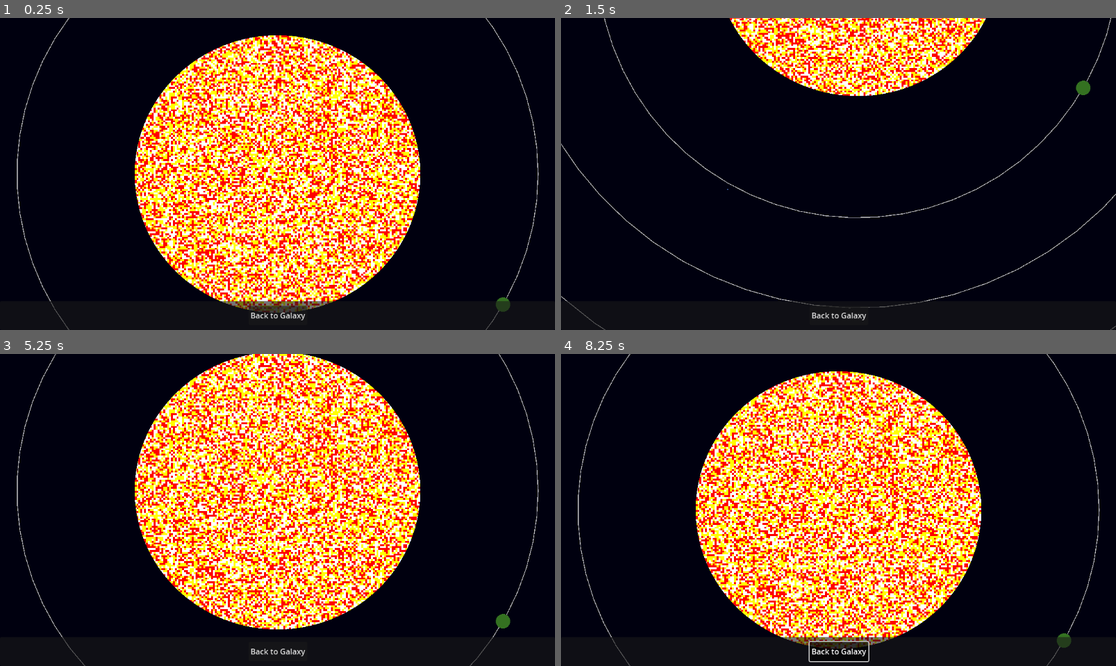
Above: before the commit, frames 1-4 (two rows, left to right).
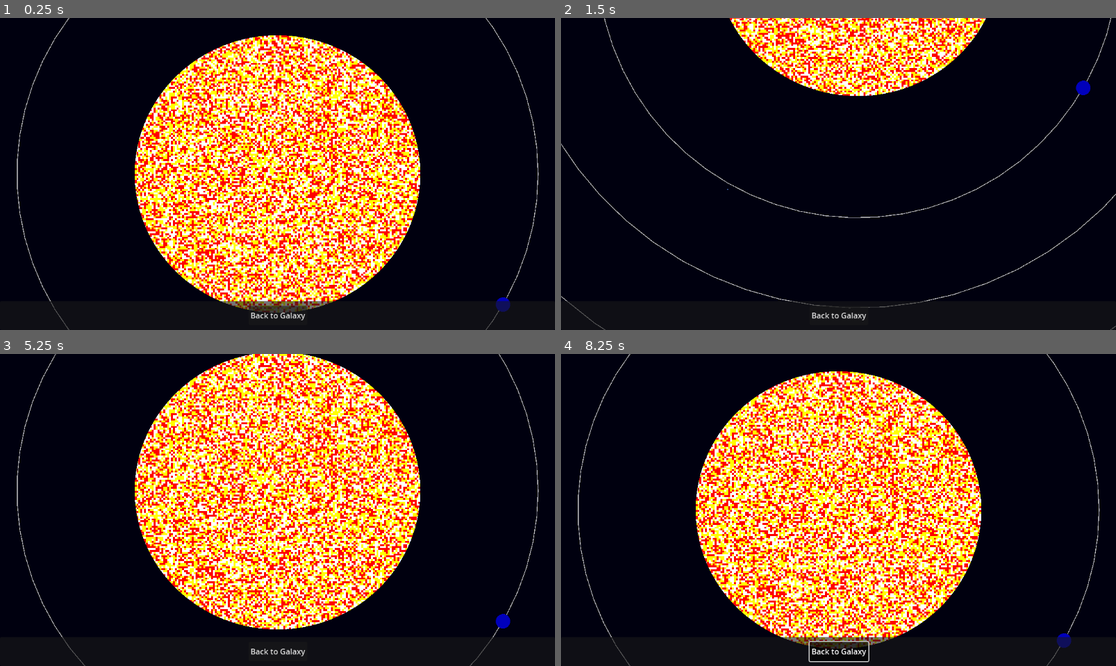
Above: after the commit, the same moments.

Repository: indifferenteye/hegswarm
Game: Godot game, scene res://scenes/galaxy.tscn
Same seed, same stepped clock (60 frames per second), same inputs: the game is played once before the commit and once after it.
Inputs (mouse positions are in pixels of both pictures, inside the frame that each line leads up to):
- Up to frame 1 (0.25 s): no input
- Up to frame 2 (1.5 s): tap Enter at 0.5 s; move the mouse to (960, 158) at 0.52 s; hold S (camera_move_down) 0.53-1.28 s; click (960, 158) at 0.67 s; move the mouse to (727, 189) at 1.27 s; tap A (camera_move_left) at 1.35 s; click (727, 189) at 1.42 s
- Up to frame 3 (5.25 s): tap Space (toggle_star_system) at 2, 5 s; move the mouse to (333, 441) at 2.02 s; hold D (camera_move_right) 2.03-2.78 s; click (333, 441) at 2.17 s; move the mouse to (144, 510) at 2.77 s; tap W (camera_move_up) at 2.85 s; click (144, 510) at 2.92 s; tap Enter at 3.5 s; move the mouse to (144, 488) at 3.52 s; hold Space (toggle_star_system) 3.53-4.25 s; click (144, 488) at 3.67 s; click "Back to Galaxy" at 4.25 s; move the mouse to (277, 510) at 5.02 s; tap S (camera_move_down) at 5.1 s; click (277, 510) at 5.17 s
- Up to frame 4 (8.25 s): tap Enter at 5.75 s; move the mouse to (866, 510) at 5.77 s; hold A (camera_move_left) 5.78-6.53 s; click (866, 510) at 5.92 s; move the mouse to (755, 432) at 6.52 s; tap D (camera_move_right) at 6.6 s; click (755, 432) at 6.67 s; tap Space (toggle_star_system) at 7.25, 8.1 s; move the mouse to (960, 494) at 7.27 s; hold W (camera_move_up) 7.28-8.03 s; click (960, 494) at 7.42 s; move the mouse to (838, 644) at 8.02 s; click (838, 644) at 8.17 s

The runs differ from the first frame. In frame 1, 0.1% of the frame differs, in the area x 89-92%, y 89-95%; in frame 2, 0.1%; in frame 3, 0.1%, in the area x 89-92%, y 83-88%; in frame 4, 0.1%.

Commit message:
Fix planet material duplication

Diff:
--- a/scripts/entities/planet.gd
+++ b/scripts/entities/planet.gd
@@ -6,8 +6,9 @@
 @export_range(0.0, 1.0) var plants: float = 0.5
 
 func _ready() -> void:
-    var mat = $Sprite2D.material
-    if mat != null:
+    if $Sprite2D.material:
+        $Sprite2D.material = $Sprite2D.material.duplicate()
+        var mat = $Sprite2D.material
         mat.set_shader_parameter("seed", float(seed))
         mat.set_shader_parameter("water", water)
         mat.set_shader_parameter("plants", plants)
